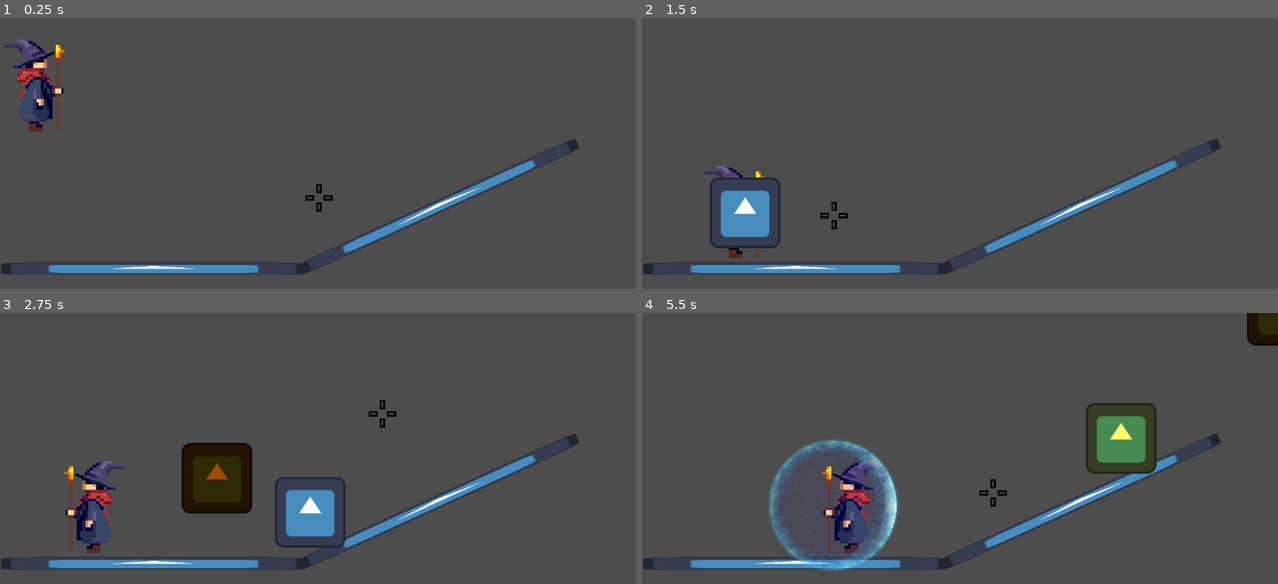
Above: before the commit, frames 1-4 (two rows, left to right).
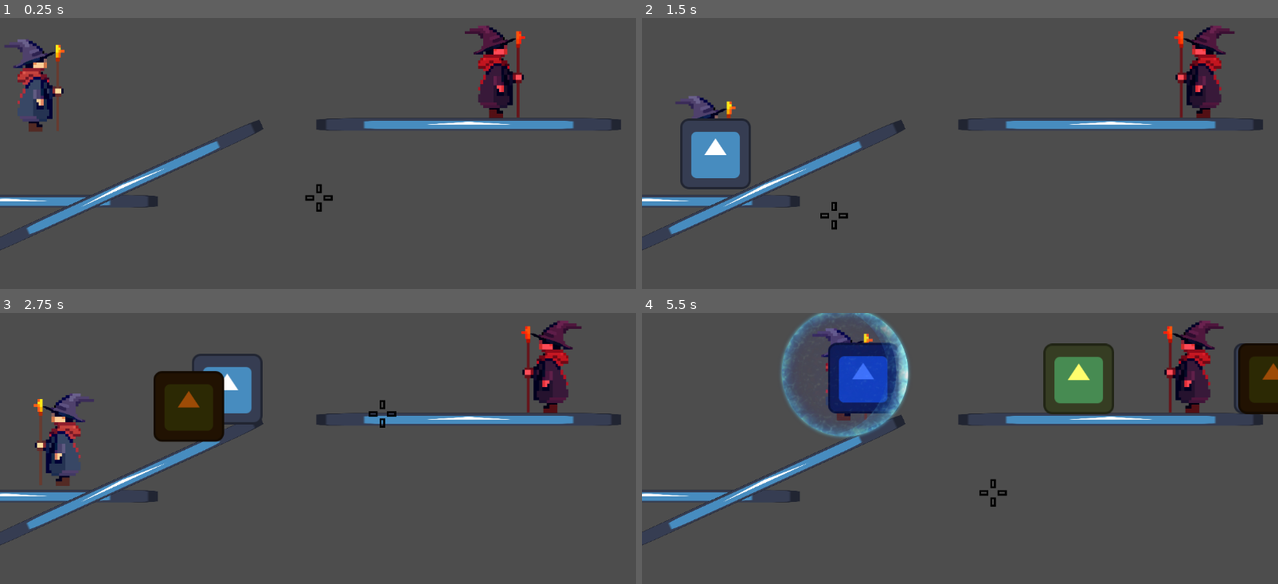
Above: after the commit, the same moments.

Repository: KyattPL/krolestwo-chorona
Game: Godot game, scene res://Scenes/Player/player.tscn
The game is run twice, just before and just after one commit, with the same random seed, the same clock (stepped at 60 frames per second) and the same inputs. The engine's default icon, where the game draws it, is replaced by a stand-in: a white triangle on a blue panel in a dark square.
Inputs (mouse positions are in pixels of both pictures, inside the frame that each line leads up to):
- Up to frame 1 (0.25 s): no input
- Up to frame 2 (1.5 s): move the mouse to (1099, 177) at 0.52 s; hold Shift (shield) 0.53-1.28 s; hold Right (move_right) from 0.53 s (still down); tap Space (jump) at 0.77 s; click (1099, 177) at 0.8 s; move the mouse to (832, 215) at 1.27 s; click (832, 215) at 1.35 s
- Up to frame 3 (2.75 s): tap Space (jump) at 1.52 s; tap Shift (shield) at 1.55 s; move the mouse to (381, 413) at 2.02 s; release Right (move_right) at 2.03 s; hold Left (move_left) from 2.03 s (still down); tap 4 (select_earth) at 2.1 s; click (381, 413) at 2.3 s
- Up to frame 4 (5.5 s): move the mouse to (928, 562) at 2.77 s; release Left (move_left) at 2.78 s; hold Right (move_right) 2.78-4.28 s; tap 1 (select_fire) at 2.85 s; tap Space (jump) at 3.02, 3.77, 4.52 s; tap Shift (shield) at 3.05, 4.55 s; move the mouse to (1150, 546) at 3.52 s; tap 3 (select_lightning) at 3.6 s; click (1150, 546) at 3.8 s; move the mouse to (769, 437) at 4.27 s; hold Left (move_left) 4.28-5.03 s; tap 2 (select_water) at 4.35 s; move the mouse to (991, 491) at 5.02 s; hold Right (move_right) from 5.03 s (still down); hold Shift (shield) from 5.03 s (still down); click (991, 491) at 5.3 s

The runs differ from the first frame. In frame 1, 7.5% of the frame differs, in the area x 0-98%, y 2-95%; in frame 2, 11%; in frame 3, 18%; in frame 4, 24%, in the area x 0-100%, y 0-95%.

Commit message:
Started assembling AI behavior

Diff:
--- /dev/null
+++ b/Scenes/Enemy/enemy.gd
@@ -0,0 +1,41 @@
+extends CharacterBody2D
+
+var gravity = ProjectSettings.get_setting("physics/2d/default_gravity")
+@export var speed = 200
+
+var facingLeft: bool = false
+
+# PATROL - out of combat movement, FIGHT_MOVE - in combat with player tracking
+# SHIELD - put on shield animation, SHOOT - stand still and shoot animation
+enum STATE { PATROL, SHOOT, FIGHT_MOVE, SHIELD }
+
+var currentState: STATE = STATE.PATROL
+
+func _physics_process(delta):
+	match currentState:
+		STATE.PATROL:
+			patrol(delta)
+
+func patrol(delta):
+	velocity.x = -speed if facingLeft else speed
+	velocity.y += gravity * delta
+
+	move_and_slide()
+	detect_turn_around()
+
+func shoot():
+	# idk play shoot animation and spawn 0.5s timer of idling
+	# after the timer is done the state should be changed to FIGHT_MOVE
+	pass
+
+func fight_move():
+	pass
+
+func detect_turn_around():
+	if not $GroundRayCast.is_colliding() and is_on_floor():
+		facingLeft = !facingLeft
+		scale.x = -scale.x
+
+func _on_player_detector_body_entered(body):
+	currentState = STATE.SHOOT
+	print("Shoot!")
--- /dev/null
+++ b/Scenes/Enemy/enemy.tscn
@@ -0,0 +1,39 @@
+[gd_scene load_steps=5 format=3 uid="uid://dce3rar6quyen"]
+
+[ext_resource type="Texture2D" uid="uid://crlvi5r65wygj" path="res://Assets/wizard/wizard_pixels.png" id="1_5q0aa"]
+[ext_resource type="Script" path="res://Scenes/Enemy/enemy.gd" id="1_j26kl"]
+
+[sub_resource type="RectangleShape2D" id="RectangleShape2D_cgjnm"]
+size = Vector2(103, 174)
+
+[sub_resource type="RectangleShape2D" id="RectangleShape2D_wbt2x"]
+size = Vector2(745, 272.5)
+
+[node name="Enemy" type="CharacterBody2D"]
+collision_layer = 8
+collision_mask = 3
+script = ExtResource("1_j26kl")
+
+[node name="Sprite2D" type="Sprite2D" parent="."]
+modulate = Color(1, 0.356863, 0.564706, 1)
+texture = ExtResource("1_5q0aa")
+
+[node name="CollisionShape2D" type="CollisionShape2D" parent="."]
+position = Vector2(-15.5, -2)
+shape = SubResource("RectangleShape2D_cgjnm")
+
+[node name="GroundRayCast" type="RayCast2D" parent="."]
+position = Vector2(47, 13)
+scale = Vector2(2, 2)
+collision_mask = 2
+
+[node name="PlayerDetector" type="Area2D" parent="."]
+collision_layer = 0
+
+[node name="CollisionShape2D" type="CollisionShape2D" parent="PlayerDetector"]
+position = Vector2(411, -53)
+shape = SubResource("RectangleShape2D_wbt2x")
+
+[node name="AnimationPlayer" type="AnimationPlayer" parent="."]
+
+[connection signal="body_entered" from="PlayerDetector" to="." method="_on_player_detector_body_entered"]
--- a/Scenes/Player/player.tscn
+++ b/Scenes/Player/player.tscn
@@ -12,6 +12,7 @@
 [ext_resource type="Texture2D" uid="uid://bfhvtjkfmikf3" path="res://icon.svg" id="5_fm02j"]
 [ext_resource type="PackedScene" uid="uid://cp8s8pdcgakky" path="res://Scenes/Spells/EarthSpell/earth_spell.tscn" id="6_vspi1"]
 [ext_resource type="Texture2D" uid="uid://cl8nfs5pcnn40" path="res://Assets/wizard/shield.png" id="11_lou0y"]
+[ext_resource type="PackedScene" uid="uid://dce3rar6quyen" path="res://Scenes/Enemy/enemy.tscn" id="13_fmipx"]
 
 [sub_resource type="SpriteFrames" id="SpriteFrames_4uico"]
 animations = [{
@@ -73,7 +74,7 @@
 
 [node name="Player" type="CharacterBody2D" parent="."]
 position = Vector2(82, 90)
-collision_mask = 2
+collision_mask = 10
 script = ExtResource("5_8hotu")
 metadata/_edit_group_ = true
 
@@ -92,8 +93,10 @@
 scale = Vector2(0.446043, 0.451439)
 sprite_frames = SubResource("SpriteFrames_dci2e")
 
+[node name="AnimationPlayer" type="AnimationPlayer" parent="Player"]
+
 [node name="Platform" type="StaticBody2D" parent="."]
-position = Vector2(278, 454)
+position = Vector2(9.99998, 332)
 scale = Vector2(0.48, 1)
 collision_layer = 2
 collision_mask = 0
@@ -107,8 +110,23 @@
 scale = Vector2(8.96875, 0.179688)
 texture = ExtResource("5_fm02j")
 
+[node name="Platform3" type="StaticBody2D" parent="."]
+position = Vector2(849, 193)
+scale = Vector2(0.48, 1)
+collision_layer = 2
+collision_mask = 0
+metadata/_edit_group_ = true
+
+[node name="CollisionShape2D" type="CollisionShape2D" parent="Platform3"]
+shape = SubResource("RectangleShape2D_eek7y")
+
+[node name="Sprite2D" type="Sprite2D" parent="Platform3"]
+texture_repeat = 2
+scale = Vector2(8.96875, 0.179688)
+texture = ExtResource("5_fm02j")
+
 [node name="Platform2" type="StaticBody2D" parent="."]
-position = Vector2(795, 341)
+position = Vector2(223, 307)
 rotation = -0.428547
 scale = Vector2(0.48, 1)
 collision_layer = 2
@@ -123,6 +141,9 @@
 scale = Vector2(8.96875, 0.179688)
 texture = ExtResource("5_fm02j")
 
+[node name="Enemy" parent="." instance=ExtResource("13_fmipx")]
+position = Vector2(866, 95)
+
 [connection signal="timeout" from="FireSpellCD" to="Player" method="_on_fire_spell_cd_timeout"]
 [connection signal="timeout" from="WaterSpellCD" to="Player" method="_on_water_spell_cd_timeout"]
 [connection signal="timeout" from="LightningSpellCD" to="Player" method="_on_lightning_spell_cd_timeout"]
--- a/project.godot
+++ b/project.godot
@@ -103,6 +103,7 @@
 2d_physics/layer_1="Player"
 2d_physics/layer_2="Terrain"
 2d_physics/layer_3="PlayerBullet"
+2d_physics/layer_4="Enemy"
 
 [rendering]
 
Not shown: 1 places in Scenes/Player/player.tscn that only renumber resources
